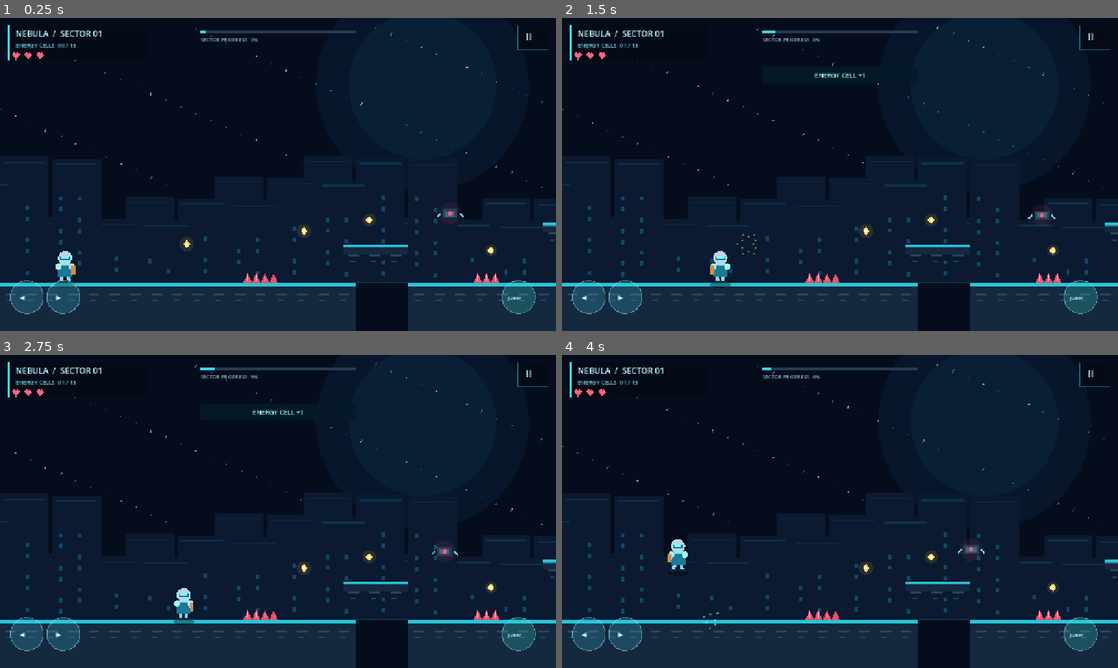
Above: before the commit, frames 1-4 (two rows, left to right).
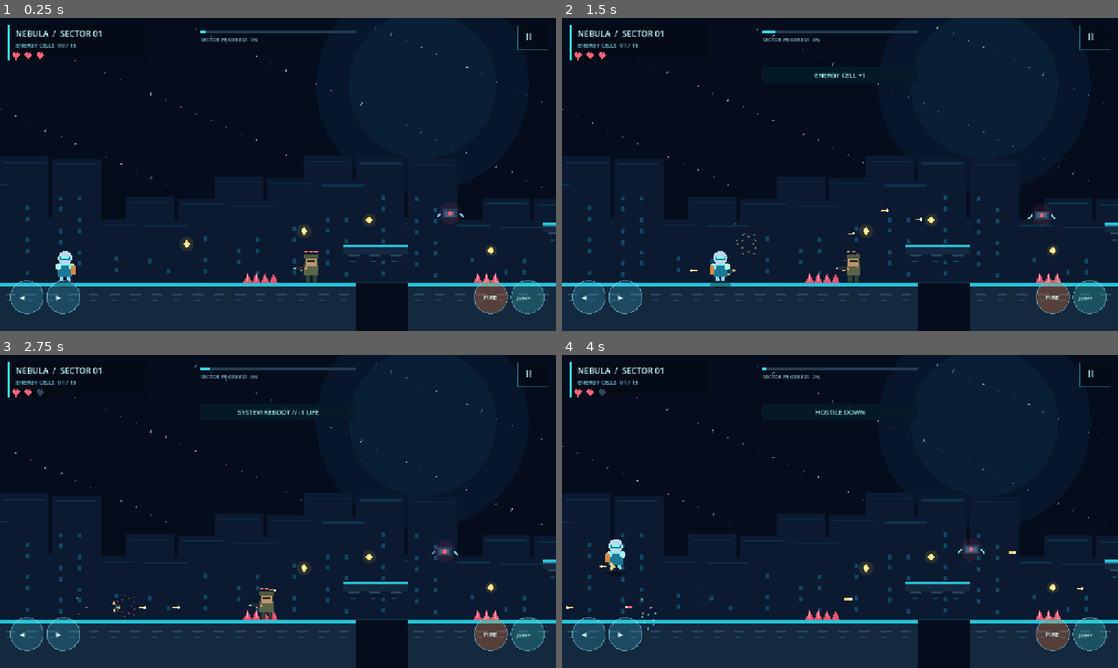
Above: after the commit, the same moments.

Repository: aigptdepai-collab/Game
Game: Godot game, scene res://scenes/main.tscn
Same seed, same stepped clock (60 frames per second), same inputs: the game is played once before the commit and once after it.
Inputs (mouse positions are in pixels of both pictures, inside the frame that each line leads up to):
- Up to frame 1 (0.25 s): no input
- Up to frame 2 (1.5 s): tap Enter (ui_accept) at 0.5, 0.77 s; move the mouse to (962, 158) at 0.52 s; hold D 0.53-1.28 s; hold J 0.53-1.28 s; click (962, 158) at 0.67 s; tap X at 0.8, 1.35 s; move the mouse to (728, 190) at 1.27 s; hold A from 1.28 s (still down)
- Up to frame 3 (2.75 s): tap Enter (ui_accept) at 1.52 s; tap Ctrl at 1.55 s; move the mouse to (333, 442) at 2.02 s; release A at 2.03 s; hold D from 2.03 s (still down); hold Ctrl from 2.03 s (still down); tap J at 2.3 s
- Up to frame 4 (4 s): move the mouse to (812, 574) at 2.77 s; release D at 2.78 s; release Ctrl at 2.78 s; hold W 2.78-3.53 s; tap J at 2.85 s; click (812, 574) at 2.92 s; tap Enter (ui_accept) at 3.02, 3.77 s; tap X at 3.05 s; move the mouse to (1006, 558) at 3.52 s; hold A from 3.53 s (still down); hold X from 3.53 s (still down); tap Ctrl at 3.8 s

The runs differ from the first frame. In frame 1, 1.1% of the frame differs, in the area x 52-98%, y 74-95%; in frame 2, 1.1%; in frame 3, 1.6%; in frame 4, 1.6%, in the area x 0-98%, y 4-95%.

Commit message:
Add soldier combat, enemy patrols and mobile firing controls

Diff:
--- a/scripts/main.gd
+++ b/scripts/main.gd
@@ -32,6 +32,15 @@
 var touch_actions: Dictionary = {}
 var keyboard_jump_was_down: bool = false
 var particles: Array[Dictionary] = []
+var bullets: Array[Dictionary] = []
+var shoot_cooldown: float = 0.0
+var enemy_soldiers: Array[Dictionary] = [
+    {"x": 720.0, "origin": 720.0, "y": FLOOR_Y - 58.0, "dir": -1.0, "hp": 3, "cooldown": 1.0, "speed": 46.0},
+    {"x": 1450.0, "origin": 1450.0, "y": FLOOR_Y - 58.0, "dir": 1.0, "hp": 3, "cooldown": 0.5, "speed": 52.0},
+    {"x": 2250.0, "origin": 2250.0, "y": FLOOR_Y - 58.0, "dir": -1.0, "hp": 3, "cooldown": 1.4, "speed": 48.0},
+    {"x": 3150.0, "origin": 3150.0, "y": FLOOR_Y - 58.0, "dir": 1.0, "hp": 3, "cooldown": 0.8, "speed": 55.0},
+    {"x": 3900.0, "origin": 3900.0, "y": FLOOR_Y - 58.0, "dir": -1.0, "hp": 3, "cooldown": 1.2, "speed": 50.0}
+]
 
 # Each platform is a solid top surface. Gaps are intentional jumps.
 var platforms: Array[Rect2] = [
@@ -98,6 +107,11 @@
         invulnerable_timer = maxf(0.0, invulnerable_timer - delta)
 
     _update_drones(delta)
+    _update_enemy_soldiers(delta)
+    _update_bullets(delta)
+    shoot_cooldown = maxf(0.0, shoot_cooldown - delta)
+    if _shoot_is_down() and shoot_cooldown <= 0.0:
+        _fire_player_bullet()
     var direction: float = _get_move_direction()
     if absf(direction) > 0.01:
         facing = signf(direction)
@@ -140,6 +154,7 @@
     _check_collectibles()
     _check_hazards()
     _check_drones()
+    _check_enemy_contact()
     _check_checkpoint()
 
     if player_y > 900.0:
@@ -190,8 +205,11 @@
                 if pos.x < size.x * 0.30:
                     touch_actions[event.index] = "left" if pos.x < size.x * 0.09 else "right"
                 elif pos.x > size.x * 0.68:
-                    touch_actions[event.index] = "jump"
-                    jump_buffer = 0.14
+                    if pos.x > size.x * 0.88:
+                        touch_actions[event.index] = "shoot"
+                    else:
+                        touch_actions[event.index] = "jump"
+                        jump_buffer = 0.14
         else:
             touch_actions.erase(event.index)
     elif event is InputEventKey and event.pressed and not event.echo:
@@ -205,6 +223,103 @@
 
 func _point_in_rect(point: Vector2, rect: Rect2) -> bool:
     return rect.has_point(point)
+
+func _shoot_is_down() -> bool:
+    if Input.is_key_pressed(KEY_J) or Input.is_key_pressed(KEY_X) or Input.is_key_pressed(KEY_CTRL):
+        return true
+    for action in touch_actions.values():
+        if action == "shoot":
+            return true
+    return false
+
+func _fire_player_bullet() -> void:
+    bullets.append({"x": player_x + facing * 27.0, "y": player_y + 29.0, "vx": facing * 780.0, "team": "player", "life": 1.6})
+    shoot_cooldown = 0.19
+    _spawn_burst(Vector2(player_x + facing * 27.0, player_y + 29.0), Color("#ffd27a"), 3)
+
+func _update_enemy_soldiers(delta: float) -> void:
+    for i in range(enemy_soldiers.size()):
+        var enemy: Dictionary = enemy_soldiers[i]
+        if int(enemy["hp"]) <= 0:
+            continue
+        var dx: float = player_x - float(enemy["x"])
+        if absf(dx) < 520.0:
+            if absf(dx) > 75.0:
+                enemy["dir"] = signf(dx)
+                enemy["x"] = float(enemy["x"]) + float(enemy["dir"]) * float(enemy["speed"]) * delta
+            enemy["cooldown"] = float(enemy["cooldown"]) - delta
+            if float(enemy["cooldown"]) <= 0.0 and absf(dx) < 440.0:
+                var shot_dir: float = signf(dx)
+                bullets.append({"x": float(enemy["x"]) + shot_dir * 23.0, "y": float(enemy["y"]) + 27.0, "vx": shot_dir * 430.0, "team": "enemy", "life": 1.5})
+                enemy["cooldown"] = 1.35 + float(i % 3) * 0.25
+        else:
+            enemy["x"] = float(enemy["x"]) + float(enemy["dir"]) * float(enemy["speed"]) * 0.35 * delta
+            if absf(float(enemy["x"]) - float(enemy["origin"])) > 90.0:
+                enemy["dir"] = -float(enemy["dir"])
+        enemy_soldiers[i] = enemy
+
+func _update_bullets(delta: float) -> void:
+    for i in range(bullets.size() - 1, -1, -1):
+        var bullet: Dictionary = bullets[i]
+        bullet["x"] = float(bullet["x"]) + float(bullet["vx"]) * delta
+        bullet["life"] = float(bullet["life"]) - delta
+        var remove_bullet: bool = float(bullet["life"]) <= 0.0
+        if not remove_bullet and bullet["team"] == "player":
+            for j in range(enemy_soldiers.size()):
+                var enemy: Dictionary = enemy_soldiers[j]
+                if int(enemy["hp"]) > 0 and absf(float(enemy["x"]) - float(bullet["x"])) < 24.0 and absf(float(enemy["y"]) + 28.0 - float(bullet["y"])) < 34.0:
+                    enemy["hp"] = int(enemy["hp"]) - 1
+                    enemy_soldiers[j] = enemy
+                    _spawn_burst(Vector2(float(bullet["x"]), float(bullet["y"])), Color("#ffb36b"), 6)
+                    remove_bullet = true
+                    if int(enemy["hp"]) <= 0:
+                        _spawn_burst(Vector2(float(enemy["x"]), float(enemy["y"]) + 28.0), Color("#ff805e"), 16)
+                        _show_notice("HOSTILE DOWN")
+                    break
+        elif not remove_bullet and bullet["team"] == "enemy" and invulnerable_timer <= 0.0:
+            if absf(float(bullet["x"]) - player_x) < 19.0 and absf(float(bullet["y"]) - (player_y + 29.0)) < 28.0:
+                _take_damage()
+                remove_bullet = true
+        if remove_bullet:
+            bullets.remove_at(i)
+        else:
+            bullets[i] = bullet
+
+func _check_enemy_contact() -> void:
+    if invulnerable_timer > 0.0:
+        return
+    for enemy: Dictionary in enemy_soldiers:
+        if int(enemy["hp"]) > 0 and absf(float(enemy["x"]) - player_x) < 27.0 and absf(float(enemy["y"]) - player_y) < 52.0:
+            _take_damage()
+            return
+
+func _draw_bullets() -> void:
+    for bullet: Dictionary in bullets:
+        var p: Vector2 = Vector2(float(bullet["x"]) - camera_x, float(bullet["y"]))
+        var tint: Color = Color("#ffd27a") if bullet["team"] == "player" else Color("#ff657c")
+        draw_line(p, p - Vector2(signf(float(bullet["vx"])) * 13.0, 0), tint, 4.0)
+        draw_circle(p, 3.0, Color("#fff4ce"))
+
+func _draw_enemy_soldiers() -> void:
+    for enemy: Dictionary in enemy_soldiers:
+        if int(enemy["hp"]) <= 0:
+            continue
+        var p: Vector2 = Vector2(float(enemy["x"]) - camera_x, float(enemy["y"]))
+        if p.x < -60.0 or p.x > get_viewport_rect().size.x + 60.0:
+            continue
+        var dir: float = float(enemy["dir"])
+        draw_rect(Rect2(p.x - 12, p.y + 36, 10, 19), Color("#343d36"))
+        draw_rect(Rect2(p.x + 3, p.y + 36, 10, 19), Color("#343d36"))
+        draw_rect(Rect2(p.x - 16, p.y + 14, 32, 27), Color("#596448"))
+        draw_rect(Rect2(p.x - 15, p.y + 8, 30, 10), Color("#343d36"))
+        draw_rect(Rect2(p.x - 13, p.y - 3, 26, 22), Color("#bd956c"))
+        draw_rect(Rect2(p.x - 16, p.y - 7, 32, 9), Color("#4c583e"))
+        draw_rect(Rect2(p.x - 9, p.y + 5, 18, 5), Color("#252a2a"))
+        draw_line(p + Vector2(10.0 * dir, 24), p + Vector2(25.0 * dir, 27), Color("#bd956c"), 6.0)
+        draw_rect(Rect2(p.x + (18.0 if dir > 0.0 else -38.0), p.y + 20, 23, 7), Color("#242d35"))
+        draw_rect(Rect2(p.x + (37.0 if dir > 0.0 else -40.0), p.y + 22, 5, 3), Color("#a9bac0"))
+        for h in range(int(enemy["hp"])):
+            draw_rect(Rect2(p.x - 15 + h * 11, p.y - 16, 8, 3), Color("#ff765f"))
 
 func _update_drones(delta: float) -> void:
     for i in range(drones.size()):
@@ -317,6 +432,8 @@
     _draw_collectibles()
     _draw_hazards()
     _draw_drones()
+    _draw_enemy_soldiers()
+    _draw_bullets()
     _draw_checkpoint()
     _draw_exit()
     _draw_player()
@@ -472,7 +589,8 @@
     var y: float = size.y - 78.0
     _draw_control_circle(Vector2(62, y), "◀", Color(0.24, 0.76, 0.88, 0.22))
     _draw_control_circle(Vector2(146, y), "▶", Color(0.24, 0.76, 0.88, 0.22))
-    _draw_control_circle(Vector2(size.x - 86, y), "JUMP", Color(0.22, 0.85, 0.79, 0.24))
+    _draw_control_circle(Vector2(size.x - 150, y), "FIRE", Color(1.0, 0.48, 0.20, 0.28))
+    _draw_control_circle(Vector2(size.x - 65, y), "JUMP", Color(0.22, 0.85, 0.79, 0.24))
 
 func _draw_control_circle(center: Vector2, label: String, color: Color) -> void:
     draw_circle(center, 38, color)
